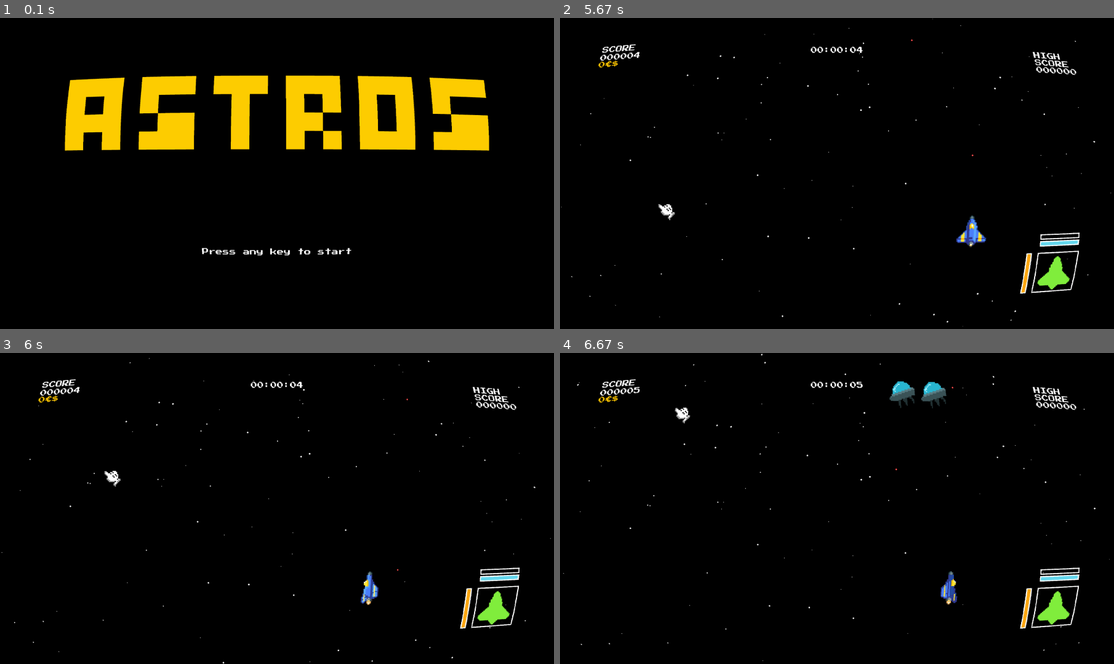
Above: before the commit, frames 1-4 (two rows, left to right).
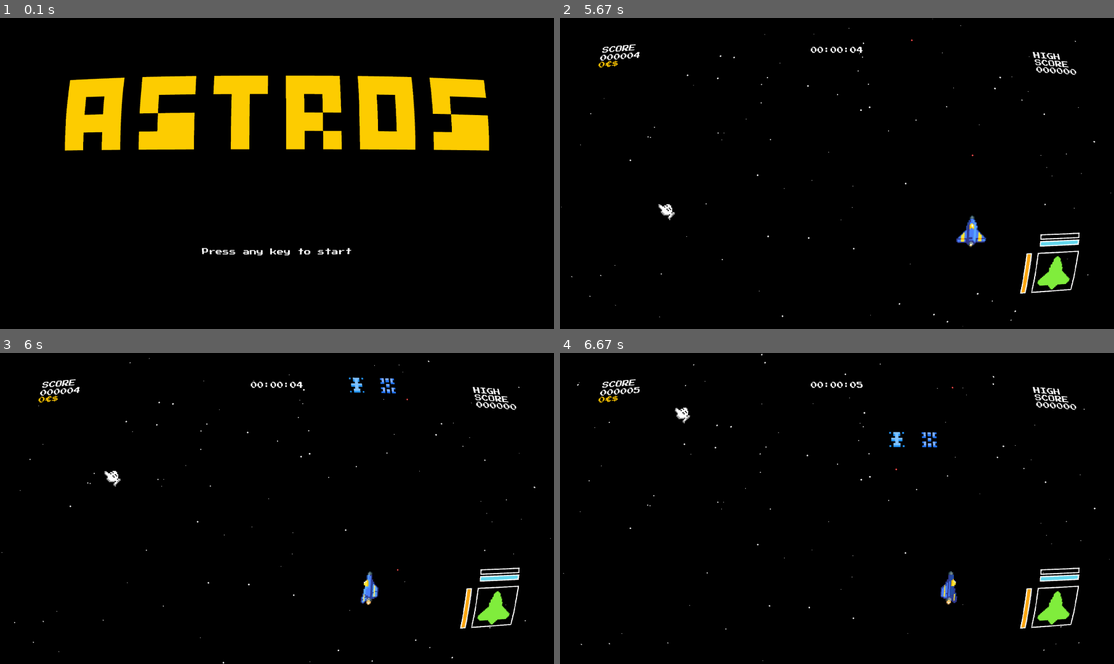
Above: after the commit, the same moments.

Repository: isGoodSoup/astros
Game: pygame game, started from main.py
Two runs of this game, one before a commit and one after it. Both use one fixed random seed, a clock stepped at 60 frames per second and the inputs below.
Inputs (mouse positions are in pixels of both pictures, inside the frame that each line leads up to):
- Up to frame 1 (0.1 s): no input
- Up to frame 2 (5.67 s): tap Enter at 0.33 s; hold Right 1.67-2.13 s; move the mouse to (903, 201) at 1.7 s; hold Up 2.17-2.47 s; move the mouse to (704, 111) at 2.2 s; tap Space at 2.23, 2.57, 2.87, 3.07, 3.37, 3.63, 3.97, 4.27, 4.4, 4.8, 5.1, 5.47 s; hold Right 2.5-2.97 s; move the mouse to (809, 254) at 2.53 s; hold Left 3-3.53 s; move the mouse to (837, 210) at 3.03 s; hold Down 3.57-3.87 s; move the mouse to (981, 223) at 3.6 s; hold Left 3.9-4.3 s; move the mouse to (748, 70) at 3.93 s; hold Up 4.33-4.7 s; move the mouse to (981, 145) at 4.37 s; hold Right 4.73-5.37 s; move the mouse to (1008, 167) at 4.77 s; hold Down from 5.4 s (still down); move the mouse to (654, 204) at 5.43 s
- Up to frame 3 (6 s): release Down at 5.77 s; hold Left from 5.8 s (still down); move the mouse to (105, 468) at 5.83 s; tap Space at 5.87 s
- Up to frame 4 (6.67 s): tap Space at 6.17, 6.37 s; release Left at 6.27 s; hold Right from 6.3 s (still down); move the mouse to (670, 402) at 6.33 s

Frames 1-2 are identical in both runs. In frame 3, 0.2% of the frame differs, in the area x 62-72%, y 7-14%; in frame 4, 0.6%, in the area x 59-70%, y 9-31%.

Commit message:
update: new alien ships

Diff:
--- a/scripts/alien.py
+++ b/scripts/alien.py
@@ -1,3 +1,5 @@
+import random
+
 import pygame
 
 from scripts.proj import Projectile
@@ -5,14 +7,17 @@
 
 
 class Alien(pygame.sprite.Sprite):
-    def __init__(self, ship, x, y, frame, width=26, height=32, scale=4,
+    def __init__(self, ship, x, y, frame, width=32, height=32, scale=2,
                  columns=1, offset_x=0, offset_y=0):
         super().__init__()
-        self.sprite_sheet = SpriteSheet("assets/alien.png")
-        self.image = self.sprite_sheet.get_image(frame, width, height, scale, columns)
-        self.rect = self.image.get_rect(topleft=(x, y))
+        self.sprite_sheet = SpriteSheet("assets/aliens.png")
+        frame_index = random.randint(0, 255)
+        self.image = self.sprite_sheet.get_image(frame_index, width, height,
+                                                 scale, columns=16)
+        self.rect = self.image.get_rect(center=(x, y))
         self.hitbox = self.rect.inflate(self.rect.width * -0.6,
                                         self.rect.height * -0.6)
+        self.frames = []
         self.ship = ship
         self.velocity = max(1, ship.velocity - 2)
         self.offset_x = offset_x
@@ -30,6 +35,9 @@
         self.last_move = pygame.time.get_ticks()
         self.move_delay = 200
         self.hit = False
+
+    def animate(self):
+        pass
 
     def update(self):
         self.hitbox.center = self.rect.center
--- a/scripts/clock.py
+++ b/scripts/clock.py
@@ -1,6 +1,8 @@
 import random
 
 import pygame
+
+from scripts.boss import spawn_boss
 from scripts.utils import level_enemies
 
 def update_time(game):
@@ -18,17 +20,20 @@
         game.seconds += 1
         if game.seconds % random.randint(20, 30) == 0:
             if game.current_phase == "boss_fight" and not game.boss_spawned:
-                game.spawn_boss()
+                spawn_boss(game)
                 game.boss_alive = True
                 game.boss_spawned = True
             else:
-                game.phase_index = (game.phase_index + 1) % len(game.phases)
-                game.current_phase = game.phases[game.phase_index]
-                game.last_alien_spawn = 0
-                game.last_asteroid_spawn = 0
-                if game.current_phase == "asteroids":
-                    level_enemies(game)
-                game.stars_speed += 1
+                if game.current_phase == "quiet" and not game.aliens:
+                    pass
+                else:
+                    game.phase_index = (game.phase_index + 1) % len(game.phases)
+                    game.current_phase = game.phases[game.phase_index]
+                    game.last_alien_spawn = 0
+                    game.last_asteroid_spawn = 0
+                    if game.current_phase == "asteroids":
+                        level_enemies(game)
+                    game.stars_speed += 1
         if game.seconds >= 60:
             game.seconds = 0
             game.minutes += 1
--- a/scripts/fleet.py
+++ b/scripts/fleet.py
@@ -42,6 +42,12 @@
             positions.append((base_x + offset, base_y + abs(i - mid) * 20))
 
     for pos in positions:
-        new_alien = Alien(game.ship, x=pos[0], y=-150,
-            frame=2, offset_x=pos[0] - game.ship.rect.centerx, offset_y=pos[1])
+        new_alien = Alien(
+            game.ship,
+            x=pos[0],
+            y=pos[1] - 200,
+            frame=0,
+            offset_x=pos[0] - game.ship.rect.centerx,
+            offset_y=pos[1]
+        )
         game.aliens.add(new_alien)
--- a/scripts/game.py
+++ b/scripts/game.py
@@ -24,6 +24,7 @@
                  game_font):
         self.fps = 60
         self.frame = 0
+        self.screen_size = screen_size
         self.prev_state = None
         self.scale = 4
         self.sounds = load_sounds()
@@ -36,6 +37,8 @@
         self.phase_index = 0
         self.phase_to_sprite = {"quiet": 0, "asteroids": 1,
                                 "boss_fight": 2}
+        self.phase_start_time = pg.time.get_ticks()
+        self.phase_ending = False
 
         self.boss_alive = False
         self.boss_spawned = False
--- a/scripts/hud.py
+++ b/scripts/hud.py
@@ -6,27 +6,15 @@
                  columns=29, offset=(0, 0), scale=4):
         super().__init__()
         self.sprite_sheet = SpriteSheet(path)
-        self.buttons_sheet = SpriteSheet("assets/ui/buttons.png")
         self.frames = [self.sprite_sheet.get_image(i, width, height, scale, columns)
             for i in range(columns)]
-        self.buttons = {
-            "A" : self.buttons_sheet.get_image(0, width, height, scale, 4),
-            "B": self.buttons_sheet.get_image(1, width, height, scale, 4),
-            "X": self.buttons_sheet.get_image(2, width, height, scale, 4),
-            "Y": self.buttons_sheet.get_image(3, width, height, scale, 4),
-        }
         self.image = self.frames[frame]
         self.hud_x = hud_ratio[hud_pos[0]] - self.image.get_width()
         self.hud_y = hud_ratio[hud_pos[1]] - self.image.get_height()
         self.offset_x, self.offset_y = offset
-        self.toggle_controls = False
 
     def update(self, ship, hud_ratio, hud_pos, frame, screen):
         frame = int(min(frame, len(self.frames) - 1))
         self.hud_x = hud_ratio[hud_pos[0]] - self.image.get_width() + self.offset_x
         self.hud_y = hud_ratio[hud_pos[1]] - self.image.get_height() + self.offset_y
         screen.blit(self.frames[frame], (self.hud_x, self.hud_y))
-        if self.toggle_controls:
-            self.hud_x = (hud_ratio['left'] - self.image.get_width() + self.offset_x)
-            self.hud_y = (hud_ratio['bottom'] - self.image.get_height() + self.offset_y)
-            screen.blit(self.buttons.get("A", "A"), (self.hud_x, self.hud_y))
--- a/scripts/sheet.py
+++ b/scripts/sheet.py
@@ -4,9 +4,9 @@
     def __init__(self, path):
         self.sheet = pygame.image.load(path).convert_alpha()
 
-    def get_image(self, frame, width, height, scale, columns, row=0):
+    def get_image(self, frame, width, height, scale=1, columns=16):
+        row = frame // columns
         col = frame % columns
-        img = pygame.Surface((width, height), pygame.SRCALPHA).convert_alpha()
-        img.blit(self.sheet, (0, 0), (col * width, row * height, width, height))
-        img = pygame.transform.scale(img, (width * scale, height * scale))
-        return img
+        image = self.sheet.subsurface(pygame.Rect(col * width, row * height, width, height))
+        image = pygame.transform.scale(image, (width * scale, height * scale))
+        return image
--- a/scripts/update.py
+++ b/scripts/update.py
@@ -1,5 +1,7 @@
 import pygame as pg
 import random
+
+import pygame.display
 
 from scripts import upgd
 from scripts.asteroid import Asteroid
@@ -19,6 +21,188 @@
         'height': height - 2 * padding
     }
 
+def update_phase(game):
+    current_time = pg.time.get_ticks()
+
+    if not hasattr(game, "phase_start_time"):
+        game.phase_start_time = current_time
+        game.phase_ending = False
+
+    elapsed = current_time - game.phase_start_time
+    phase_length = random.randint(20000, 30000)
+    buffer_time = 5000
+
+    if elapsed >= phase_length - buffer_time:
+        game.phase_ending = True
+
+    if game.phase_ending:
+        game.last_alien_spawn = current_time
+        game.last_asteroid_spawn = current_time
+
+        if not game.aliens and not game.asteroids:
+            game.phase_index = (game.phase_index + 1) % len(game.phases)
+            game.current_phase = game.phases[game.phase_index]
+            game.phase_start_time = current_time
+            game.phase_ending = False
+            game.last_alien_spawn = 0
+            game.last_asteroid_spawn = 0
+
+    else:
+        if game.current_phase == "asteroids":
+            spawn_asteroids(game)
+        elif game.current_phase in ("quiet", "aliens"):
+            spawn_aliens(game)
+
+
+def spawn_asteroids(game):
+    current_time = pg.time.get_ticks()
+    if current_time - game.last_asteroid_spawn > game.asteroid_spawn_interval:
+        game.last_asteroid_spawn = current_time
+        for _ in range(random.randint(1, game.asteroid_spawn_count)):
+            for _ in range(10):
+                new_asteroid = Asteroid(game.screen_size[0], min_y=-200,
+                                        max_y=-50)
+                too_close = any(
+                    abs(new_asteroid.rect.y - a.rect.y) < 60 for a in
+                    game.asteroids)
+                if not too_close:
+                    new_asteroid.hitpoints = int(
+                        new_asteroid.hitpoints * game.asteroid_hitpoints)
+                    new_asteroid.speed = game.asteroid_speed
+                    game.asteroids.add(new_asteroid)
+                    break
+
+
+def spawn_aliens(game):
+    current_time = pg.time.get_ticks()
+    if current_time - game.last_alien_spawn > game.alien_spawn_interval:
+        game.last_alien_spawn = current_time
+        alien_formation(game, formation=random.choice(game.formation))
+
+def update_game(game, delta, screen_size, hud_padding):
+    game.ship.hit = False
+    for i in game.stars:
+        if not game.pause:
+            i[1] += game.stars_speed
+        if i[1] > screen_size[1]:
+            i[1] = 0
+            i[0] = random.randint(0, screen_size[0])
+
+    if not game.tutorial_on:
+        current_time = pg.time.get_ticks()
+        if current_time - game.last_celestial_spawn > game.celestial_spawn_interval:
+            game.last_celestial_spawn = current_time
+            for _ in range(random.randint(1, 4)):
+                for _ in range(10):
+                    new_celestial = random_celestial()
+                    if new_celestial and is_valid_spawn(new_celestial, game.celestials,
+                                                        200):
+                        game.celestials.add(new_celestial)
+                        break
+
+        if current_time - game.last_upgrade_spawn > game.upgrade_spawn_interval:
+            game.last_upgrade_spawn = current_time
+
+            for _ in range(random.randint(1, 2)):
+                x = random.randint(0, screen_size[0])
+                y = random.randint(-200, -50)
+
+                game.last_upgrade = upgd.get_upgrade()
+                upgrade = f"assets/{game.last_upgrade}.png"
+                new_upgrade = Upgrade(upgrade, x, y)
+                game.upgrades.add(new_upgrade)  # type: ignore
+
+        update_phase(game)
+
+    now = pg.time.get_ticks()
+    if now - game.last_update_base > game.cooldown_base:
+        game.anim_frame_base += 1
+        game.last_update_base = now
+
+    if now - game.last_update_overlay > game.cooldown_overlay:
+        game.anim_frame_overlay += 1
+        game.last_update_overlay = now
+
+    if game.ship.direction in ["left", "right"]:
+        if game.ship.direction == "left":
+            frames = game.left_frames_movement
+            if game.last_direction != "left":
+                game.anim_index_left = len(frames) - 1
+                game.last_update_left = now
+                game.last_direction = "left"
+
+            if now - game.last_update_left > game.cooldown_base:
+                game.anim_index_left -= 1
+                if game.anim_index_left < 0:
+                    game.anim_index_left = 0
+                game.last_update_left = now
+            game.base = frames[game.anim_index_left]
+
+        else:
+            frames = game.right_frames_movement
+            if game.last_direction != "right":
+                game.anim_index_right = 0
+                game.last_update_right = now
+                game.last_direction = "right"
+
+            if now - game.last_update_right > game.cooldown_base:
+                game.anim_index_right += 1
+                if game.anim_index_right >= len(frames):
+                    game.anim_index_right = len(frames) - 1
+                game.last_update_right = now
+            game.base = frames[game.anim_index_right]
+    else:
+        game.base = game.frame_idle
+        game.last_direction = None
+
+    game.celestials.update()
+    if game.current_phase == "asteroids":
+        game.asteroids.update()
+    elif game.current_phase != "asteroids":
+        for asteroid in game.asteroids:
+            asteroid.rect.y -= 2
+            if asteroid.rect.y > pygame.display.Info().current_h:
+                game.asteroids.remove(asteroid)
+        game.asteroids.empty()
+
+    if game.current_phase in ("quiet", "asteroids"):
+        game.aliens.update()
+        # if random.random() > 0.4:
+        #     for alien in game.aliens:
+        #         new_proj = alien.shoot(game.base, alien.shot_cooldown, game.play_sound, game.sounds)
+        #         game.enemy_projectiles.add(new_proj)
+
+    game.projectiles.update()
+    game.explosions.update()
+    game.upgrades.update()
+    game.skill_tab.update()
+    game.stats_tab.update()
+    game.floating_numbers.update(delta)
+
+    for particle in game.particles[:]:
+        particle.update()
+        if particle.timer <= 0:
+            game.particles.remove(particle)
+
+    if not game.direction_set:
+        game.ship.direction = "idle"
+
+    if game.ship_alive:
+        game.ship.update_position(game.ship_x, game.ship_y)
+
+    check_collision(game)
+    current_time = pg.time.get_ticks()
+    if game.active_upgrade == "power_up":
+        game.ship.damage = game.ship.base_damage * game.ship.damage_multiplier * 2
+        if current_time - game.upgrade_start_time >= game.upgrade_duration:
+            game.active_upgrade = None
+            game.ship.damage = game.ship.base_damage
+
+    game.survival_bonus += 1
+    if game.survival_bonus >= 60:
+        game.survival_bonus = 0
+        game.score += 1 * game.score_multiplier
+
 def update_hud(game, font, screen, hud_ratio):
     game.stopwatch = font.render(
         f"{game.hours:02}:{game.minutes:02}:{game.seconds:02}",
@@ -45,9 +229,9 @@
     screen.blit(score_surface, [score_x, score_y])
 
     y_pos = hud_ratio['top']
-    x_pos = hud_ratio['right'] - max(s.get_width()
-                                     for s in high_score_surfaces + [
-                                         high_score_surface])
+    x_pos = hud_ratio['right'] - max(s.get_width() for s in
+        high_score_surfaces + [high_score_surface])
+
     for line_surf in high_score_surfaces:
         screen.blit(line_surf, [x_pos, y_pos])
         y_pos += line_surf.get_height() + 2
@@ -85,144 +269,3 @@
     ammo_frame = max(0, min(ammo_total_frames, ammo_frame))
     game.ammo.update(game.ship, hud_ratio, ['right', 'bottom'], ammo_frame,
                      screen)
-
-def update_game(game, delta, screen_size, hud_padding):
-    game.ship.hit = False
-    for i in game.stars:
-        if not game.pause:
-            i[1] += game.stars_speed
-        if i[1] > screen_size[1]:
-            i[1] = 0
-            i[0] = random.randint(0, screen_size[0])
-
-    if not game.tutorial_on:
-        current_time = pg.time.get_ticks()
-        if current_time - game.last_celestial_spawn > game.celestial_spawn_interval:
-            game.last_celestial_spawn = current_time
-            for _ in range(random.randint(1, 4)):
-                for _ in range(10):
-                    new_celestial = random_celestial()
-                    if new_celestial and is_valid_spawn(new_celestial,
-                                                        game.celestials,
-                                                        200):
-                        game.celestials.add(new_celestial)
-                        break
-
-        if current_time - game.last_upgrade_spawn > game.upgrade_spawn_interval:
-            game.last_upgrade_spawn = current_time
-
-            for _ in range(random.randint(1, 2)):
-                x = random.randint(0, screen_size[0])
-                y = random.randint(-200, -50)
-
-                game.last_upgrade = upgd.get_upgrade()
-                upgrade = f"assets/{game.last_upgrade}.png"
-                new_upgrade = Upgrade(upgrade, x, y)
-                game.upgrades.add(new_upgrade)  # type: ignore
-
-        if game.current_phase in ("quiet", "asteroids"):
-            if current_time - game.last_alien_spawn > game.alien_spawn_interval:
-                game.last_alien_spawn = current_time
-                alien_formation(game, formation=random.choice(game.formation))
-
-        current_time = pg.time.get_ticks()
-        if game.current_phase == "asteroids":
-            if current_time - game.last_asteroid_spawn > game.asteroid_spawn_interval:
-                game.last_asteroid_spawn = current_time
-                for _ in range(
-                        random.randint(1, game.asteroid_spawn_count)):
-                    for _ in range(10):
-                        new_asteroid = Asteroid(screen_size[0], min_y=-200,max_y=-50)
-                        too_close = any(abs(new_asteroid.rect.y - m.rect.y) < 60 for m
-                            in game.asteroids)
-                        if not too_close:
-                            new_asteroid.hitpoints = int(
-                                new_asteroid.hitpoints * game.asteroid_hitpoints)
-                            new_asteroid.speed = game.asteroid_speed
-                            game.asteroids.add(new_asteroid)  # type: ignore
-                            break
-
-    now = pg.time.get_ticks()
-    if now - game.last_update_base > game.cooldown_base:
-        game.anim_frame_base += 1
-        game.last_update_base = now
-
-    if now - game.last_update_overlay > game.cooldown_overlay:
-        game.anim_frame_overlay += 1
-        game.last_update_overlay = now
-
-    if game.ship.direction in ["left", "right"]:
-        if game.ship.direction == "left":
-            frames = game.left_frames_movement
-            if game.last_direction != "left":
-                game.anim_index_left = len(frames) - 1
-                game.last_update_left = now
-                game.last_direction = "left"
-
-            if now - game.last_update_left > game.cooldown_base:
-                game.anim_index_left -= 1
-                if game.anim_index_left < 0:
-                    game.anim_index_left = 0
-                game.last_update_left = now
-            game.base = frames[game.anim_index_left]
-
-        else:
-            frames = game.right_frames_movement
-            if game.last_direction != "right":
-                game.anim_index_right = 0
-                game.last_update_right = now
-                game.last_direction = "right"
-
-            if now - game.last_update_right > game.cooldown_base:
-                game.anim_index_right += 1
-                if game.anim_index_right >= len(frames):
-                    game.anim_index_right = len(frames) - 1
-                game.last_update_right = now
-            game.base = frames[game.anim_index_right]
-    else:
-        game.base = game.frame_idle
-        game.last_direction = None
-
-    game.celestials.update()
-    if game.current_phase == "asteroids":
-        game.asteroids.update()
-    elif game.current_phase != "asteroids":
-        game.asteroids.empty()
-
-    if game.current_phase in ("quiet", "asteroids"):
-        game.aliens.update()
-        # if random.random() > 0.4:
-        #     for alien in game.aliens:
-        #         new_proj = alien.shoot(game.base, alien.shot_cooldown, game.play_sound, game.sounds)
-        #         game.enemy_projectiles.add(new_proj)
-
-    game.projectiles.update()
-    game.explosions.update()
-    game.upgrades.update()
-    game.skill_tab.update()
-    game.stats_tab.update()
-    game.floating_numbers.update(delta)
-
-    for particle in game.particles[:]:
-        particle.update()
-        if particle.timer <= 0:
-            game.particles.remove(particle)
-
-    if not game.direction_set:
-        game.ship.direction = "idle"
-
-    if game.ship_alive:
-        game.ship.update_position(game.ship_x, game.ship_y)
-
-    check_collision(game)
-    current_time = pg.time.get_ticks()
-    if game.active_upgrade == "power_up":
-        game.ship.damage = game.ship.base_damage * game.ship.damage_multiplier * 2
-        if current_time - game.upgrade_start_time >= game.upgrade_duration:
-            game.active_upgrade = None
-            game.ship.damage = game.ship.base_damage
-
-    game.survival_bonus += 1
-    if game.survival_bonus >= 60:
-        game.survival_bonus = 0
-        game.score += 1 * game.score_multiplier
Binary file removed: assets/alien.png
Binary file added: assets/aliens.png
